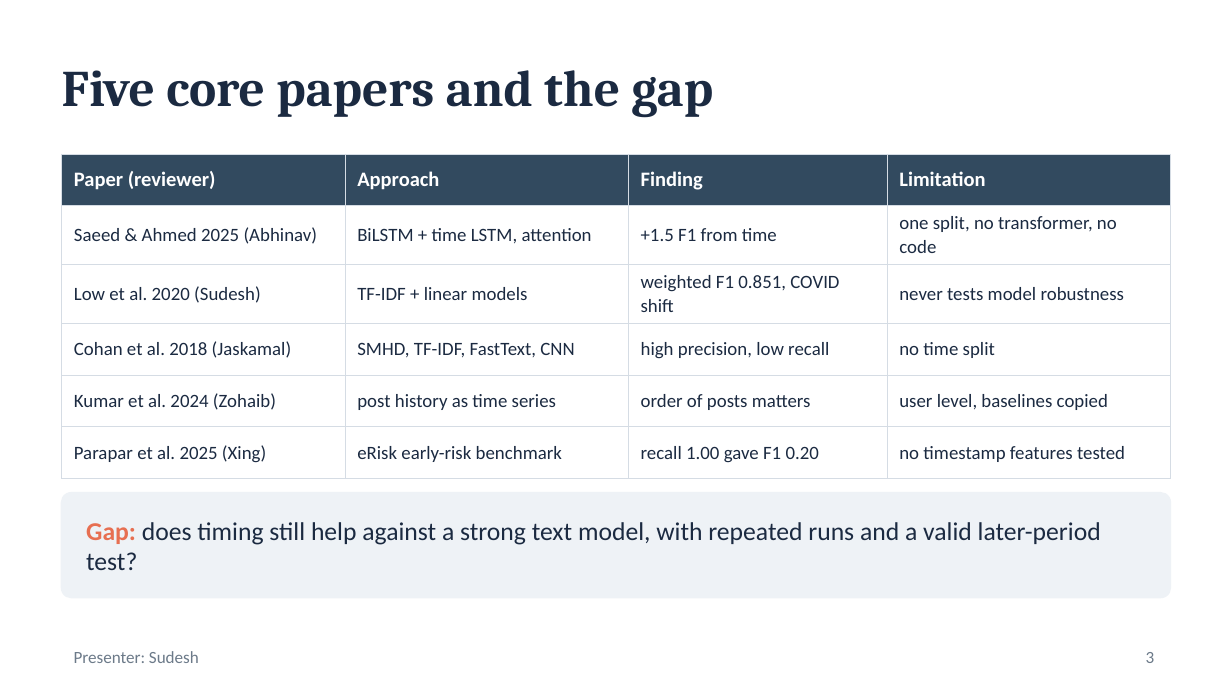
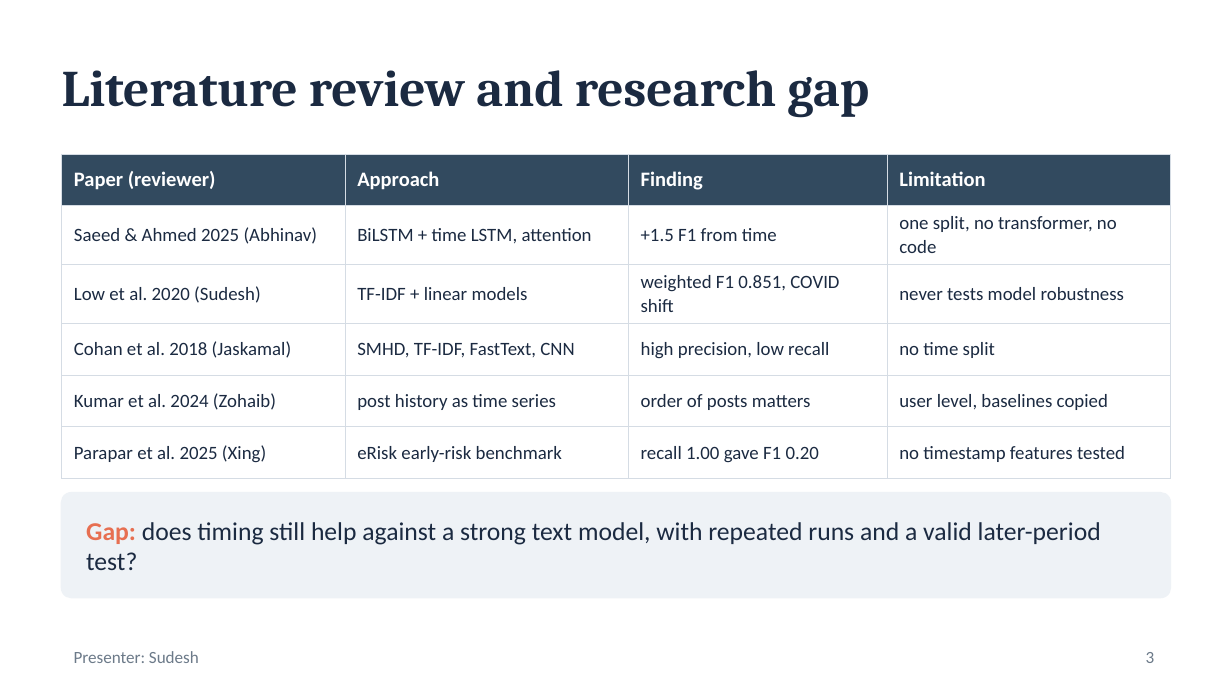
Before and after one commit to Abhinavxox/reddit-mental-health-timing, a slide deck: slide 3 of slides/Phase1_Timing_Matters.pptx. Drawn at 1232x693 pixels with LibreOffice and Linux fonts; fonts in the diff are those of the drawing. Boxes give left, top, right and bottom in pixels: in the first picture for what was removed or moved away, otherwise in the second. Text is boxed around its words. In the diff, an @@ line names an element or a change of style, - is before the commit and + after.

```diff
--- a/slides/Phase1_Timing_Matters.pptx
+++ b/slides/Phase1_Timing_Matters.pptx
@@ title at bbox=[62, 70, 869, 118]: text changed @@
-Five core papers and the gap
+Literature review and research gap
```
Also in this commit, not shown: 6 other slides changed, 1 slide added, 1 slide removed, 6 other files.
